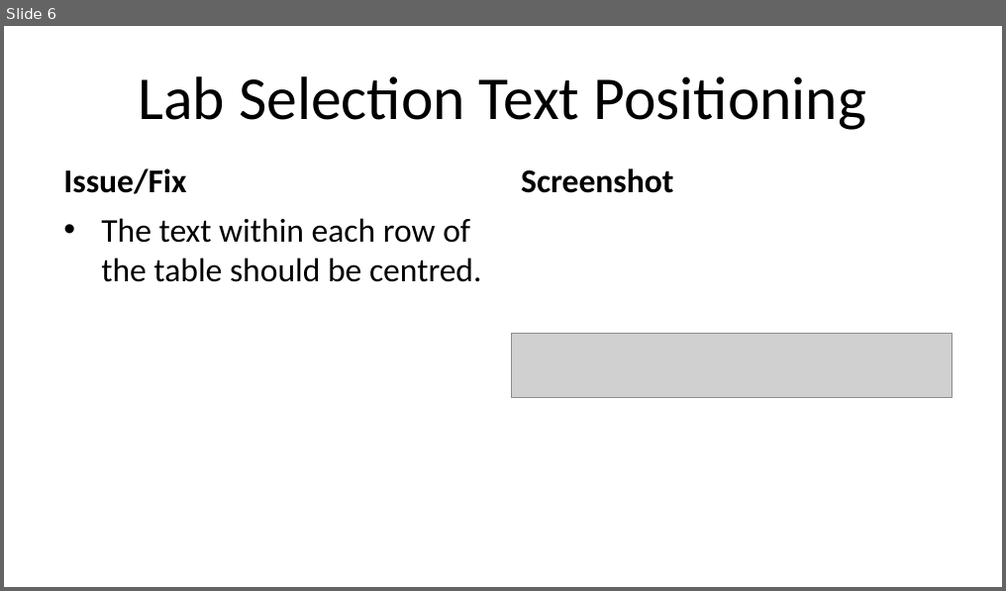
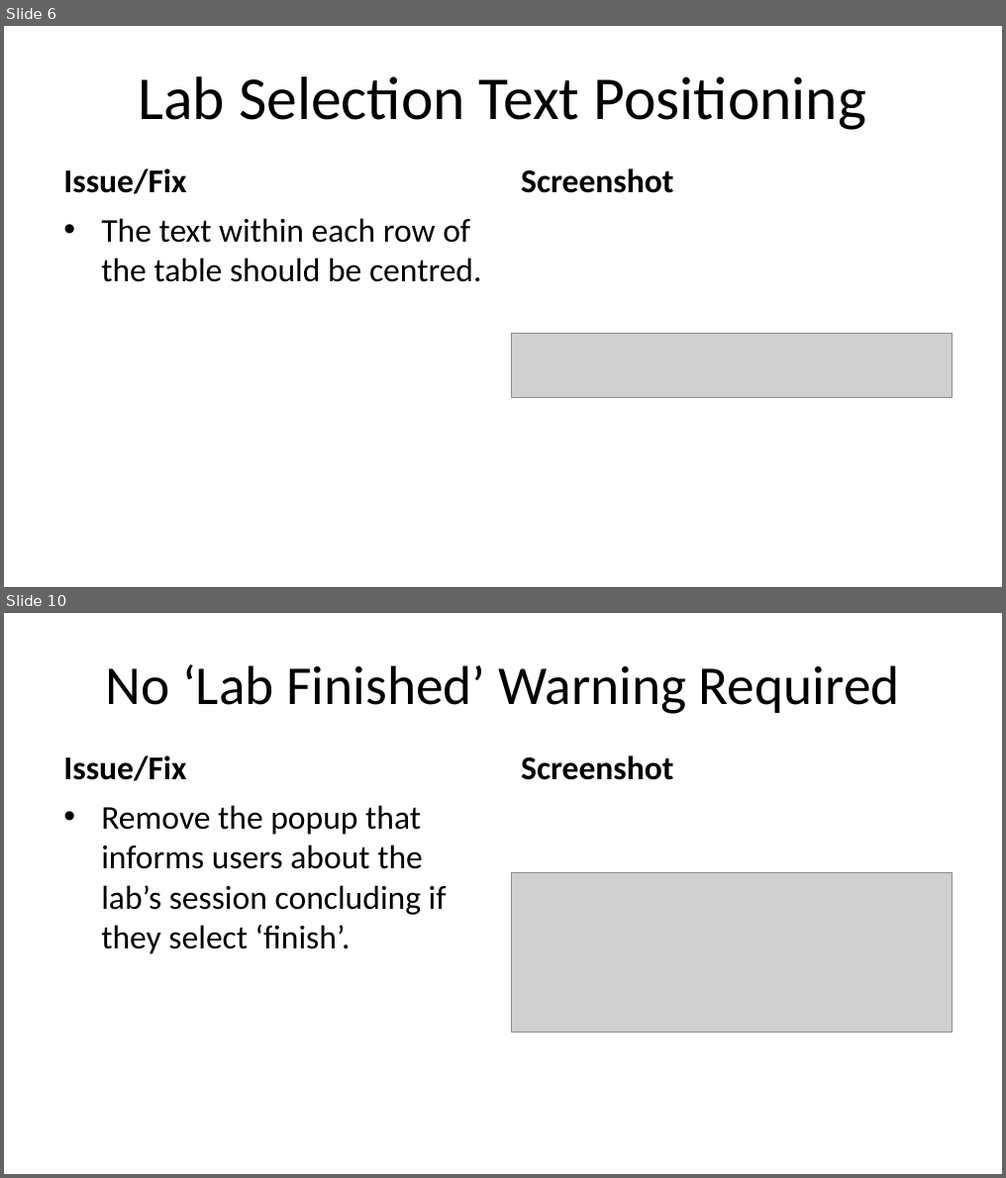
Before and after one commit to Jmackas/Proctoring_Revamp, a slide deck: remotelab/Remote Labs Suggested Changes.pptx. Shown one above the other, each under a label of ours: slide 6 before the commit, slides 6 and 10 after it; the slides between them are not shown. The pictures are 1006x591 and 1006x1178 pixels, drawn with LibreOffice and Linux fonts; fonts in the diff are those of the drawing; grey boxes stand for pictures. Boxes give left, top, right and bottom in pixels: in the first picture for what was removed or moved away, otherwise in the second. Text is boxed around its words. In the diff, an @@ line names an element or a change of style, - is before the commit and + after.

```diff
--- a/remotelab/Remote Labs Suggested Changes.pptx
+++ b/remotelab/Remote Labs Suggested Changes.pptx
@@ slide 10 added at [4, 613, 1002, 1174], background #FFFFFF @@
@@ title added at [106, 664, 900, 714], 39.6 pt, text #000000 @@
+No ‘Lab Finished’ Warning Required
@@ text added at [63, 756, 186, 781], 24 pt, text #000000, bold @@
+Issue/Fix
@@ text added at [521, 756, 673, 780], 24 pt, text #000000, bold @@
+Screenshot
@@ text added at [101, 805, 447, 955], 24 pt, text #000000 @@
+• Remove the popup that informs users about the lab’s session concluding if they select ‘finish’.
@@ picture added at [511, 873, 952, 1032] @@
```
Also in this commit, not shown: 5 other slides added, 1 other file.
